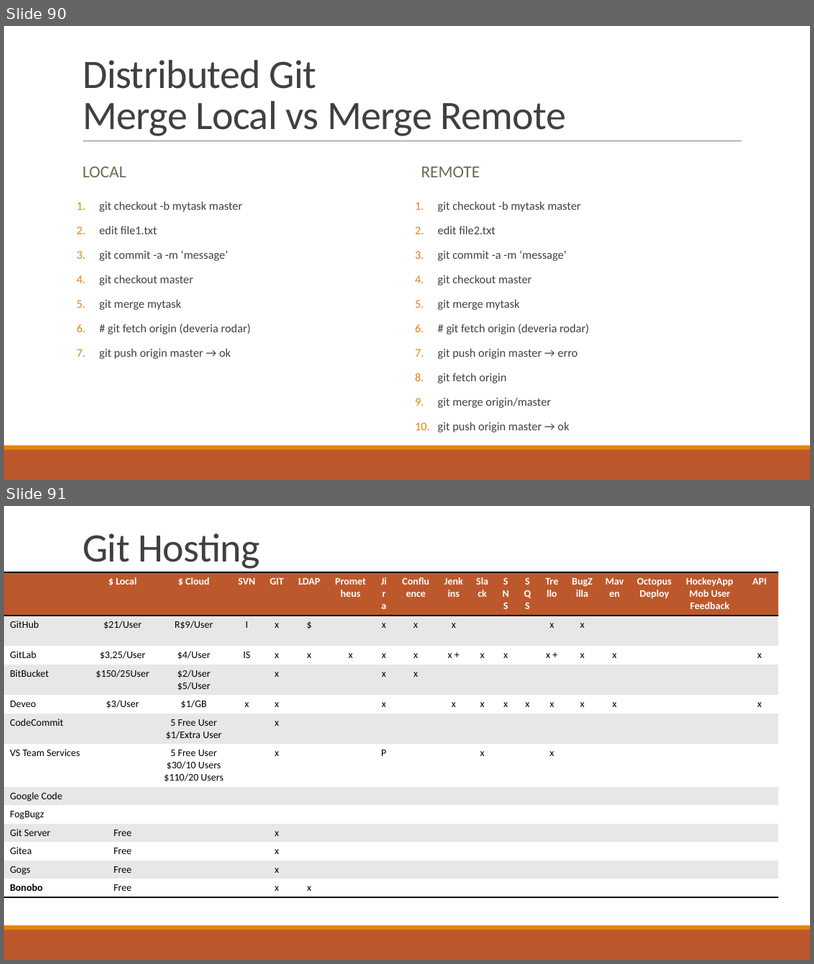
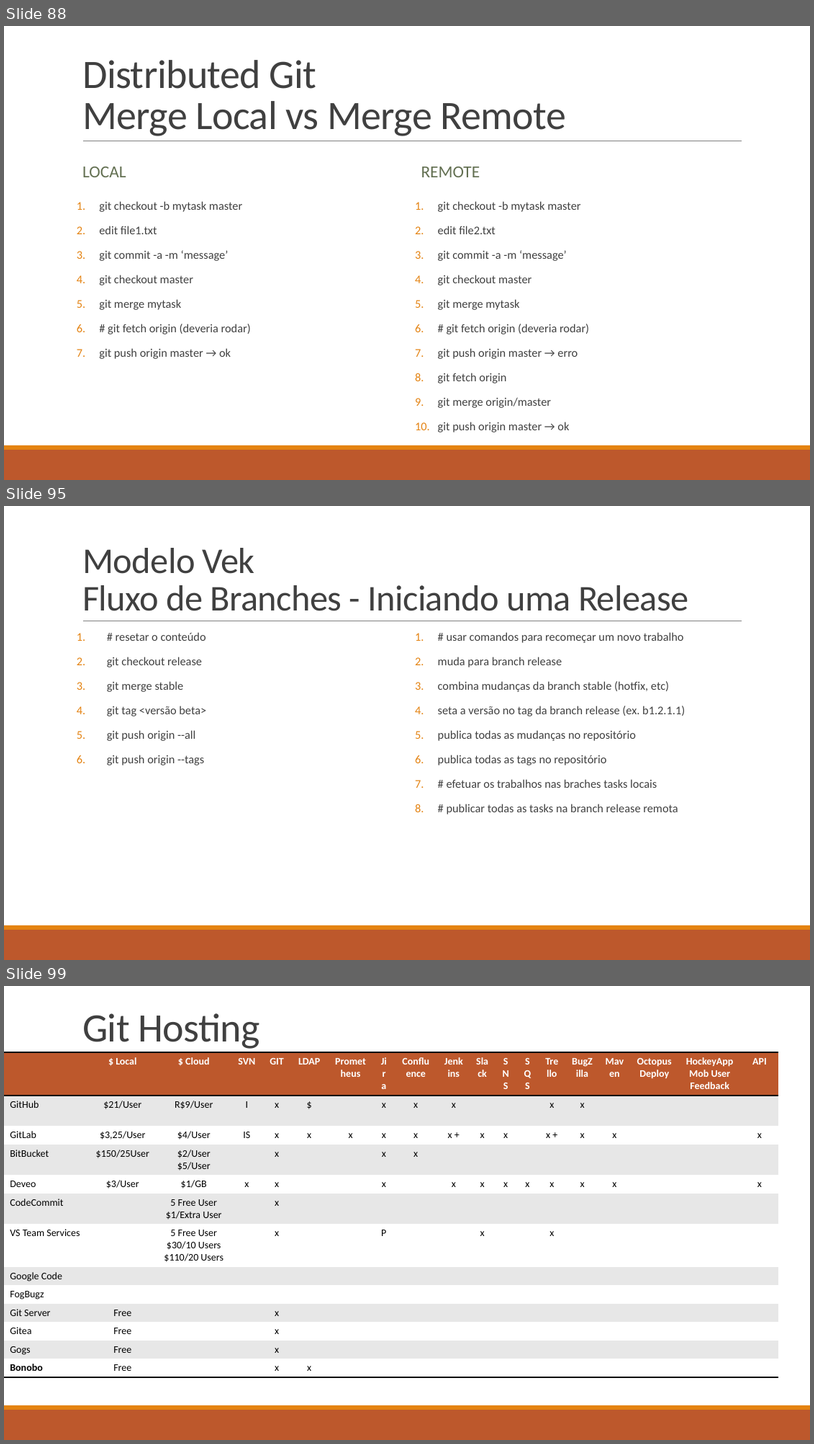
Before and after one commit to ekson73/Docs, a slide deck: Projeto VEK - GIT 4 VEK.pptx. Shown one above the other, each under a label of ours: slides 90 and 91 before the commit, slides 88, 95 and 99 after it; the slides between them are not shown. The pictures are 814x964 and 814x1444 pixels, drawn with LibreOffice and Linux fonts; fonts in the diff are those of the drawing. Boxes give left, top, right and bottom in pixels: in the first picture for what was removed or moved away, otherwise in the second. Text is boxed around its words. In the diff, an @@ line names an element or a change of style, - is before the commit and + after.

```diff
--- a/Projeto VEK - GIT 4 VEK.pptx
+++ b/Projeto VEK - GIT 4 VEK.pptx
@@ slide 95 added at (4, 506, 810, 960), background #FFFFFF; not listed: 3 template elements that a slide beside it also shows @@
@@ title added at (82, 548, 689, 611), 43.2 pt, text #404040 @@
+Modelo Vek
+Fluxo de Branches - Iniciando uma Release
@@ text added at (107, 632, 206, 765), 14 pt, text #404040 @@
+1. # resetar o conteúdo
+2. git checkout release
+3. git merge stable
+4. git tag <versão beta>
+5. git push origin --all
+6. git push origin --tags
@@ text added at (438, 632, 685, 814), 14 pt, text #404040 @@
+1. # usar comandos para recomeçar um novo trabalho
+2. muda para branch release
+3. combina mudanças da branch stable (hotfix, etc)
+4. seta a versão no tag da branch release (ex. b1.2.1.1)
+5. publica todas as mudanças no repositório
+6. publica todas as tags no repositório
+7. # efetuar os trabalhos nas braches tasks locais
+8. # publicar todas as tasks na branch release remota
@@ what was slide 90 is now slide 88 @@
@@ what was slide 91 is now slide 99 @@
```
Also in this commit, not shown: 10 slides changed, 11 other slides added, 5 slides removed, 1 other file.
